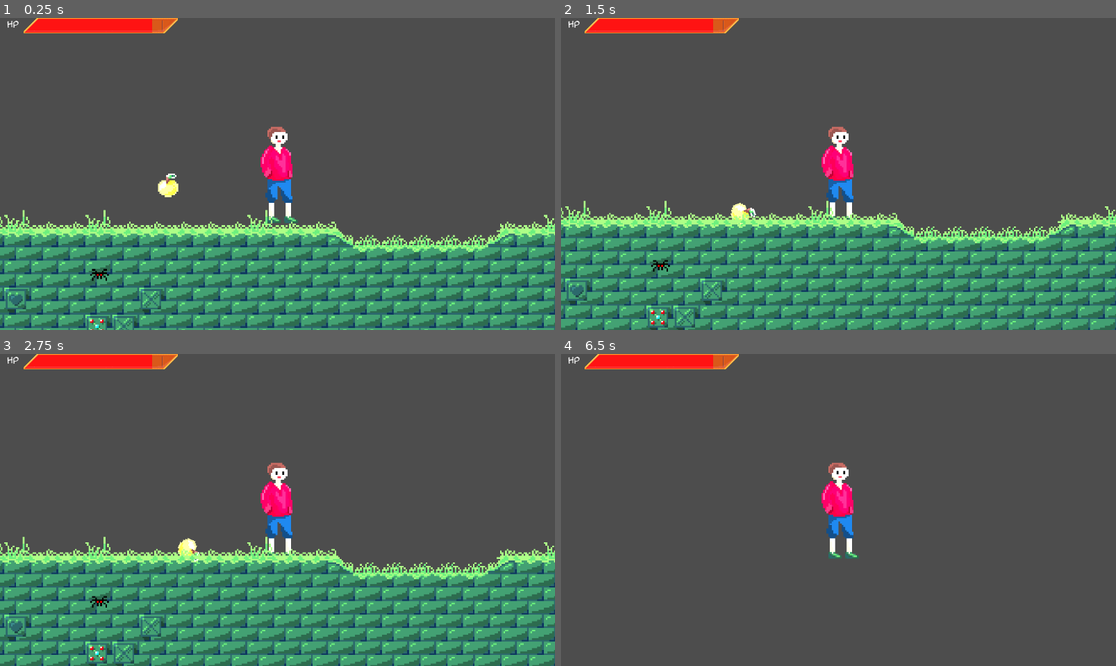
Above: before the commit, frames 1-4 (two rows, left to right).
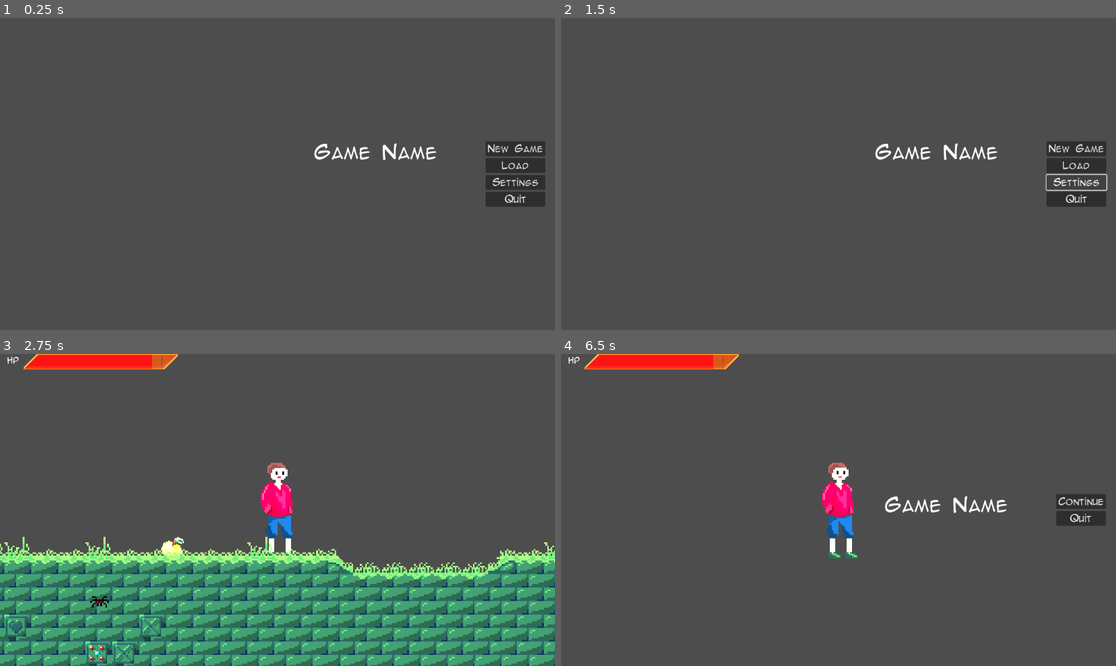
Above: after the commit, the same moments.

Repository: Nakama3942/AdventureNakama
Game: Godot game, scene res://scene/ui/main_menu.tscn
Two runs of this game, one before a commit and one after it. Both use one fixed random seed, a clock stepped at 60 frames per second and the inputs below. Before the commit the project starts from res://scene/level/castle.tscn.
Inputs (mouse positions are in pixels of both pictures, inside the frame that each line leads up to):
- Up to frame 1 (0.25 s): no input
- Up to frame 2 (1.5 s): click (1077, 164) at 0.5 s, where only the run after the commit has a clickable "Load"; click (1077, 183) at 1.25 s, where only the run after the commit has a clickable "Settings"
- Up to frame 3 (2.75 s): click (516, 485) at 2 s, where only the run after the commit has a clickable "New Game"
- Up to frame 4 (6.5 s): hold Right (move_right) 2.78-4.28 s; tap Space (jump) at 3.02, 3.77, 5.27, 6.02 s; hold Left (move_left) 4.28-5.03 s; hold Right (move_right) from 5.03 s (still down); tap Escape (pause, bound only after the commit) at 6.4 s

The runs differ from the first frame. In frame 1, 37% of the frame differs, in the area x 0-100%, y 0-100%; in frame 2, 40%; in frame 3, 0.3%; in frame 4, 1.2%.

Commit message:
Added menus Added menus, changed the structure of the levels scene, added a new directories

Diff:
--- a/game/project.godot
+++ b/game/project.godot
@@ -11,7 +11,7 @@
 [application]
 
 config/name="Adventure of Nakamura-san"
-run/main_scene="res://scene/level/castle.tscn"
+run/main_scene="res://scene/ui/main_menu.tscn"
 config/features=PackedStringArray("4.1", "GL Compatibility")
 config/icon="res://icon.svg"
 
@@ -46,6 +46,11 @@
 "events": [Object(InputEventKey,"resource_local_to_scene":false,"resource_name":"","device":-1,"window_id":0,"alt_pressed":false,"shift_pressed":false,"ctrl_pressed":false,"meta_pressed":false,"pressed":false,"keycode":0,"physical_keycode":32,"key_label":0,"unicode":32,"echo":false,"script":null)
 ]
 }
+pause={
+"deadzone": 0.5,
+"events": [Object(InputEventKey,"resource_local_to_scene":false,"resource_name":"","device":-1,"window_id":0,"alt_pressed":false,"shift_pressed":false,"ctrl_pressed":false,"meta_pressed":false,"pressed":false,"keycode":0,"physical_keycode":4194305,"key_label":0,"unicode":0,"echo":false,"script":null)
+]
+}
 
 [rendering]
 
--- a/game/scene/level/castle.tscn
+++ b/game/scene/level/castle.tscn
@@ -1,5 +1,6 @@
-[gd_scene load_steps=7 format=3 uid="uid://72kfy6dwwxhx"]
+[gd_scene load_steps=8 format=3 uid="uid://72kfy6dwwxhx"]
 
+[ext_resource type="PackedScene" uid="uid://cd6pbdlbn72sc" path="res://scene/ui/scene_compound.tscn" id="1_2gedk"]
 [ext_resource type="PackedScene" uid="uid://dftyvxxvr0fjv" path="res://scene/player/player.tscn" id="1_3t3mw"]
 [ext_resource type="PackedScene" uid="uid://3cv0jxqpg1u5" path="res://scene/object/lantern.tscn" id="3_0jrpd"]
 [ext_resource type="PackedScene" uid="uid://drj1iue28smar" path="res://scene/tile_maps/castle.tscn" id="3_xk8rp"]
@@ -8,6 +9,8 @@
 [ext_resource type="PackedScene" uid="uid://c78cj3sjqndyc" path="res://scene/item/apple.tscn" id="6_0584b"]
 
 [node name="Castle" type="Node2D"]
+
+[node name="SceneCompound" parent="." instance=ExtResource("1_2gedk")]
 
 [node name="Player" parent="." groups=["Player"] instance=ExtResource("1_3t3mw")]
 position = Vector2(627, -9)
@@ -29,7 +32,7 @@
 position = Vector2(713, 78)
 
 [node name="CollisionPolygon2D" type="CollisionPolygon2D" parent="Darkness"]
-polygon = PackedVector2Array(-3, -15, -62, 3, -81, 91, -755, 91, -761, 237, 125, 236, 120, 99, 57, 80, 53, -6)
+polygon = PackedVector2Array(-3, -15, -62, 3, -81, 91, -755, 91, -761, 237, 122, 235, 119, 96, 57, 80, 53, -6)
 
 [node name="CPUParticles2D" parent="." instance=ExtResource("5_qlxfs")]
 position = Vector2(444, -157)
--- a/game/scene/service/camera.tscn
+++ b/game/scene/service/camera.tscn
@@ -1,7 +1,3 @@
-[gd_scene load_steps=2 format=3 uid="uid://c43wydk8uqgo"]
-
-[ext_resource type="PackedScene" uid="uid://cqx8gi7ii8gvy" path="res://scene/ui/hud.tscn" id="1_ys2af"]
+[gd_scene format=3 uid="uid://c43wydk8uqgo"]
 
 [node name="Camera" type="Camera2D"]
-
-[node name="HUD" parent="." instance=ExtResource("1_ys2af")]
--- a/game/scene/ui/hud.tscn
+++ b/game/scene/ui/hud.tscn
@@ -1,10 +1,10 @@
 [gd_scene load_steps=6 format=3 uid="uid://cqx8gi7ii8gvy"]
 
-[ext_resource type="FontFile" uid="uid://bqphm61gb6tku" path="res://scene/ui/Anime Ace v3.ttf" id="1_cbavc"]
+[ext_resource type="FontFile" uid="uid://bqphm61gb6tku" path="res://font/Anime Ace v3.ttf" id="1_cbavc"]
 [ext_resource type="Script" path="res://script/hud.gd" id="1_jcu0v"]
-[ext_resource type="Texture2D" uid="uid://bfbffdgy4uens" path="res://scene/ui/hp under.png" id="2_letd1"]
-[ext_resource type="Texture2D" uid="uid://b1xrnw4wytlq8" path="res://scene/ui/hp over.png" id="3_1nvlv"]
-[ext_resource type="Texture2D" uid="uid://dtchpbmhlgat" path="res://scene/ui/hp progress.png" id="3_iwfcv"]
+[ext_resource type="Texture2D" uid="uid://bfbffdgy4uens" path="res://sprite/hp under.png" id="2_letd1"]
+[ext_resource type="Texture2D" uid="uid://b1xrnw4wytlq8" path="res://sprite/hp over.png" id="3_1nvlv"]
+[ext_resource type="Texture2D" uid="uid://dtchpbmhlgat" path="res://sprite/hp progress.png" id="3_iwfcv"]
 
 [node name="HUD" type="CanvasLayer"]
 script = ExtResource("1_jcu0v")
--- /dev/null
+++ b/game/scene/ui/main_menu.tscn
@@ -0,0 +1,63 @@
+[gd_scene load_steps=3 format=3 uid="uid://dx56epevv2sfm"]
+
+[ext_resource type="Script" path="res://script/main_menu.gd" id="1_3gji1"]
+[ext_resource type="Theme" uid="uid://e7fb2davcv5h" path="res://theme/theme.tres" id="2_4sa8y"]
+
+[node name="MainMenu" type="Control"]
+layout_mode = 3
+anchors_preset = 15
+anchor_right = 1.0
+anchor_bottom = 1.0
+grow_horizontal = 2
+grow_vertical = 2
+script = ExtResource("1_3gji1")
+
+[node name="MarginContainer" type="MarginContainer" parent="."]
+layout_mode = 1
+anchors_preset = 11
+anchor_left = 1.0
+anchor_right = 1.0
+anchor_bottom = 1.0
+grow_horizontal = 0
+grow_vertical = 2
+theme = ExtResource("2_4sa8y")
+theme_override_constants/margin_left = 20
+theme_override_constants/margin_top = 20
+theme_override_constants/margin_right = 20
+theme_override_constants/margin_bottom = 20
+
+[node name="HBoxContainer" type="HBoxContainer" parent="MarginContainer"]
+layout_mode = 2
+size_flags_horizontal = 4
+size_flags_vertical = 4
+theme_override_constants/separation = 100
+
+[node name="Label" type="Label" parent="MarginContainer/HBoxContainer"]
+layout_mode = 2
+size_flags_vertical = 0
+theme_override_font_sizes/font_size = 40
+text = "Game Name"
+
+[node name="VBoxContainer" type="VBoxContainer" parent="MarginContainer/HBoxContainer"]
+layout_mode = 2
+
+[node name="New" type="Button" parent="MarginContainer/HBoxContainer/VBoxContainer"]
+layout_mode = 2
+text = "New Game"
+
+[node name="Load" type="Button" parent="MarginContainer/HBoxContainer/VBoxContainer"]
+layout_mode = 2
+text = "Load"
+
+[node name="Settings" type="Button" parent="MarginContainer/HBoxContainer/VBoxContainer"]
+layout_mode = 2
+text = "Settings"
+
+[node name="Quit" type="Button" parent="MarginContainer/HBoxContainer/VBoxContainer"]
+layout_mode = 2
+text = "Quit"
+
+[connection signal="pressed" from="MarginContainer/HBoxContainer/VBoxContainer/New" to="." method="_on_new_pressed"]
+[connection signal="pressed" from="MarginContainer/HBoxContainer/VBoxContainer/Load" to="." method="_on_load_pressed"]
+[connection signal="pressed" from="MarginContainer/HBoxContainer/VBoxContainer/Settings" to="." method="_on_settings_pressed"]
+[connection signal="pressed" from="MarginContainer/HBoxContainer/VBoxContainer/Quit" to="." method="_on_quit_pressed"]
--- /dev/null
+++ b/game/scene/ui/pause_menu.tscn
@@ -0,0 +1,68 @@
+[gd_scene load_steps=3 format=3 uid="uid://bvc0xsh6qqj4a"]
+
+[ext_resource type="Theme" uid="uid://e7fb2davcv5h" path="res://theme/theme.tres" id="1_0bqpd"]
+[ext_resource type="Script" path="res://script/pause_menu.gd" id="1_cu5ms"]
+
+[node name="PauseCanvas" type="CanvasLayer"]
+process_mode = 3
+visible = false
+script = ExtResource("1_cu5ms")
+
+[node name="PauseMenu" type="Control" parent="."]
+layout_mode = 3
+anchors_preset = 15
+anchor_right = 1.0
+anchor_bottom = 1.0
+grow_horizontal = 2
+grow_vertical = 2
+
+[node name="MarginContainer" type="MarginContainer" parent="PauseMenu"]
+layout_mode = 1
+anchors_preset = 11
+anchor_left = 1.0
+anchor_right = 1.0
+anchor_bottom = 1.0
+offset_left = -501.0
+grow_horizontal = 0
+grow_vertical = 2
+theme = ExtResource("1_0bqpd")
+theme_override_constants/margin_left = 20
+theme_override_constants/margin_top = 20
+theme_override_constants/margin_right = 20
+theme_override_constants/margin_bottom = 20
+
+[node name="HBoxContainer" type="HBoxContainer" parent="PauseMenu/MarginContainer"]
+layout_mode = 2
+size_flags_horizontal = 4
+size_flags_vertical = 4
+theme_override_constants/separation = 100
+
+[node name="Label" type="Label" parent="PauseMenu/MarginContainer/HBoxContainer"]
+layout_mode = 2
+size_flags_vertical = 0
+theme_override_font_sizes/font_size = 40
+text = "Game Name"
+
+[node name="VBoxContainer" type="VBoxContainer" parent="PauseMenu/MarginContainer/HBoxContainer"]
+layout_mode = 2
+
+[node name="Continue" type="Button" parent="PauseMenu/MarginContainer/HBoxContainer/VBoxContainer"]
+layout_mode = 2
+text = "Continue"
+
+[node name="Load" type="Button" parent="PauseMenu/MarginContainer/HBoxContainer/VBoxContainer"]
+visible = false
+layout_mode = 2
+text = "Load"
+
+[node name="Settings" type="Button" parent="PauseMenu/MarginContainer/HBoxContainer/VBoxContainer"]
+visible = false
+layout_mode = 2
+text = "Settings"
+
+[node name="Quit" type="Button" parent="PauseMenu/MarginContainer/HBoxContainer/VBoxContainer"]
+layout_mode = 2
+text = "Quit"
+
+[connection signal="pressed" from="PauseMenu/MarginContainer/HBoxContainer/VBoxContainer/Continue" to="." method="_on_continue_pressed"]
+[connection signal="pressed" from="PauseMenu/MarginContainer/HBoxContainer/VBoxContainer/Quit" to="." method="_on_quit_pressed"]
--- /dev/null
+++ b/game/scene/ui/scene_compound.tscn
@@ -0,0 +1,10 @@
+[gd_scene load_steps=3 format=3 uid="uid://cd6pbdlbn72sc"]
+
+[ext_resource type="PackedScene" uid="uid://cqx8gi7ii8gvy" path="res://scene/ui/hud.tscn" id="1_etvsx"]
+[ext_resource type="PackedScene" uid="uid://bvc0xsh6qqj4a" path="res://scene/ui/pause_menu.tscn" id="2_7vgc8"]
+
+[node name="SceneCompound" type="Node2D"]
+
+[node name="HUD" parent="." instance=ExtResource("1_etvsx")]
+
+[node name="PauseMenu" parent="." instance=ExtResource("2_7vgc8")]
--- /dev/null
+++ b/game/script/main_menu.gd
@@ -0,0 +1,13 @@
+extends Control
+
+func _on_new_pressed():
+	get_tree().change_scene_to_file("res://scene/level/castle.tscn")
+
+func _on_load_pressed():
+	pass # Replace with function body.
+
+func _on_settings_pressed():
+	pass # Replace with function body.
+
+func _on_quit_pressed():
+	get_tree().quit()
--- /dev/null
+++ b/game/script/pause_menu.gd
@@ -0,0 +1,13 @@
+extends CanvasLayer
+
+func _process(delta):
+	if Input.is_action_pressed("pause"):
+		get_tree().paused = true
+		$".".show()
+
+func _on_continue_pressed():
+	$".".hide()
+	get_tree().paused = false
+
+func _on_quit_pressed():
+	get_tree().quit()
--- /dev/null
+++ b/game/theme/theme.tres
@@ -0,0 +1,7 @@
+[gd_resource type="Theme" load_steps=2 format=3 uid="uid://e7fb2davcv5h"]
+
+[ext_resource type="FontFile" uid="uid://bqphm61gb6tku" path="res://scene/ui/Anime Ace v3.ttf" id="1_ywcmu"]
+
+[resource]
+default_font = ExtResource("1_ywcmu")
+default_font_size = 20
Renamed: game/scene/ui/Anime Ace v3.ttf -> game/font/Anime Ace v3.ttf
Not shown, changed: game/font/Anime Ace v3.ttf.import
Renamed: game/scene/ui/hp over.png -> game/sprite/hp over.png
Not shown, changed: game/sprite/hp over.png.import
Renamed: game/scene/ui/hp progress.png -> game/sprite/hp progress.png
Not shown, changed: game/sprite/hp progress.png.import
Renamed: game/scene/ui/hp under.png -> game/sprite/hp under.png
Not shown, changed: game/sprite/hp under.png.import
